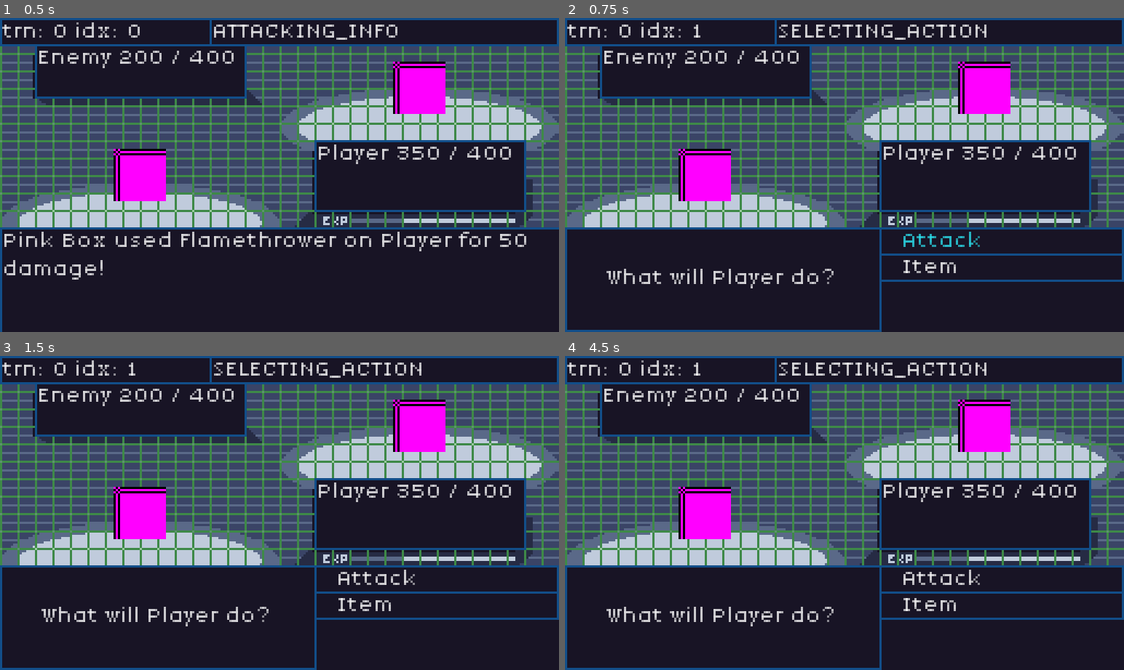
Above: before the commit, frames 1-4 (two rows, left to right).
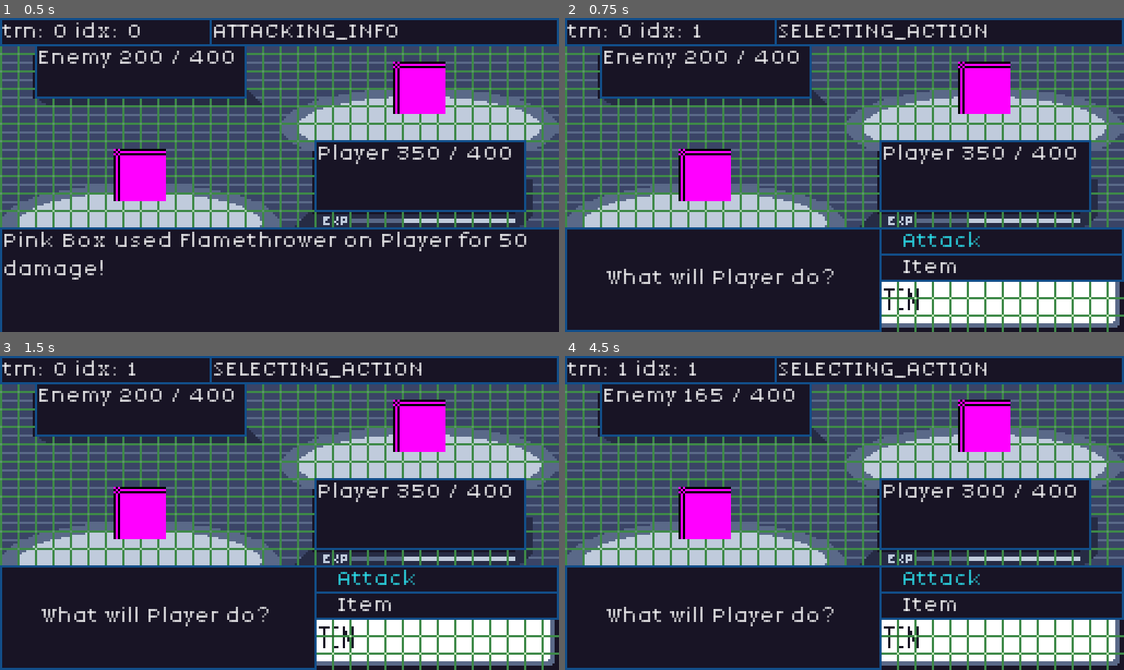
Above: after the commit, the same moments.

Repository: JakeTaussig/rpg-rougelike
Game: Godot game, scene res://scenes/battle.tscn
The game is run twice, just before and just after one commit, with the same random seed, the same clock (stepped at 60 frames per second) and the same inputs.
Inputs (mouse positions are in pixels of both pictures, inside the frame that each line leads up to):
- Up to frame 1 (0.5 s): no input
- Up to frame 2 (0.75 s): click "Continue" at 0.5 s
- Up to frame 3 (1.5 s): click (279, 616) at 1.25 s, where only the run before the commit has a clickable "Continue"
- Up to frame 4 (4.5 s): click "Attack" at 2 s; click (654, 591) at 2.75 s, where only the run after the commit has a clickable "Tackle"; click (1001, 604) at 3.5 s, where only the run before the commit has a clickable "Item"; click (1001, 578) at 4.25 s, where only the run before the commit has a clickable "Attack"

Frame 1 is identical in both runs. In frame 2, 6.2% of the frame differs, in the area x 56-100%, y 84-100%; in frame 3, 6.4%; in frame 4, 7.1%, in the area x 9-100%, y 1-100%.

Commit message:
release focus from continue button when leaving `ATTACKING_INFO` state

Diff:
--- a/scripts/battle.gd
+++ b/scripts/battle.gd
@@ -32,6 +32,8 @@
 		%Moves.visible = false
 
 	elif old_state == State.ATTACKING_INFO:
+		%BattleStatus.visible = false
+		%ContinueButton.release_focus()
 		if %Enemy.hp <= 0:
 			%BattleStatus.text = "%s defeated %s" % [%Player.character_name, %Enemy.character_name]
 			_update_state(State.GAME_END)
@@ -62,7 +64,6 @@
 
 	elif state == State.ATTACKING_INFO:
 		_render_hp()
-		%BattleStatus.visible = true
 		var index = 0
 		for message in messages:
 			index += 1
@@ -70,11 +71,10 @@
 			%BattleStatus.text = message
 			if not index == messages.size():
 				await _wait_for_action("ui_accept")
-		%ContinueButton.visible = true
+		%BattleStatus.visible = true
 		%ContinueButton.grab_focus()
 
 	elif state == State.INCREMENT_TURN:
-		%ContinueButton.release_focus()
 		turn_order_index += 1
 		if turn_order_index == battle_participants.size():
 			turn_order_index = 0
